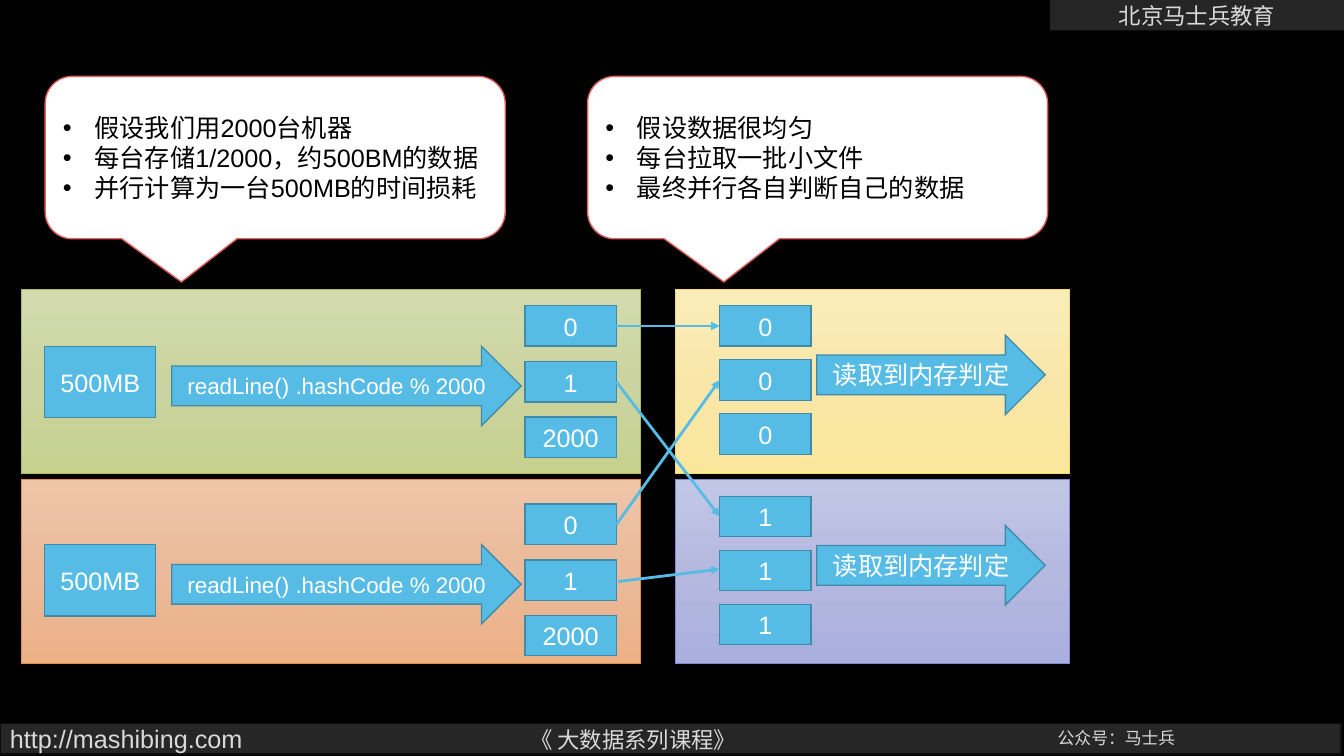
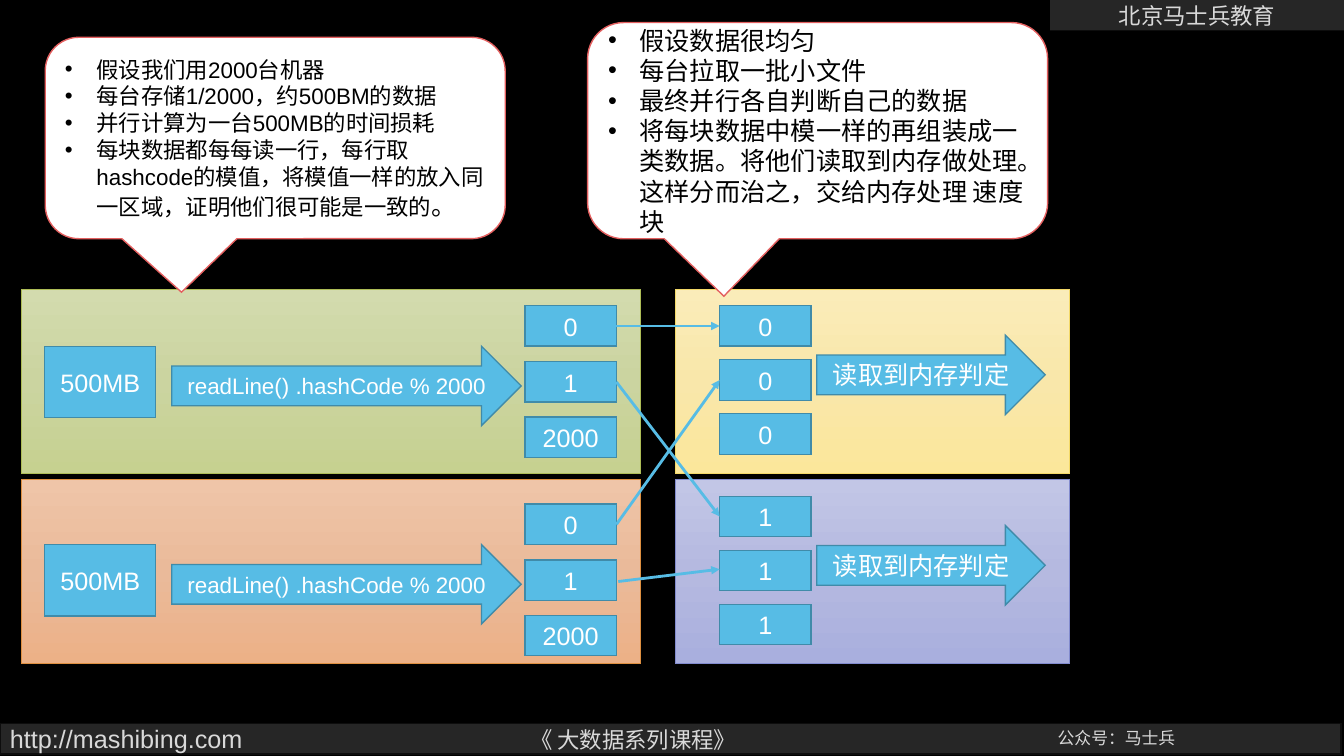
Before and after one commit to wangxin66666/BigDataArchitect-master, a slide deck: slide 10 of bigdata-hadoop/ppt/01大数据启蒙.pptx. Drawn at 1344x756 pixels with LibreOffice and Linux fonts; fonts in the diff are those of the drawing; background and template pictures are left out. Boxes give left, top, right and bottom in pixels: in the first picture for what was removed or moved away, otherwise in the second. Text is boxed around its words. In the diff, an @@ line names an element or a change of style, - is before the commit and + after.

```diff
--- a/bigdata-hadoop/ppt/01大数据启蒙.pptx
+++ b/bigdata-hadoop/ppt/01大数据启蒙.pptx
@@ rounded speech box "假设数据很均匀": place and size @@
-rounded speech box "假设数据很均匀" at (588,77,1048,239)
+rounded speech box "假设数据很均匀" at (588,22,1048,239)
@@ rounded speech box "假设我们用2000台机器": place and size @@
-rounded speech box "假设我们用2000台机器" at (45,77,505,239)
+rounded speech box "假设我们用2000台机器" at (45,37,505,239)
@@ text in rounded speech box at (96,59,436,133): size 18 to 16 pt in "假设我们用2000台机器", "每台存储1/2000，约500BM的数据", "并行计算为一台500MB的时间损耗" @@
@@ text in rounded speech box at (640,118,1043,233): paragraph added @@
+• 将每块数据中模一样的再组装成一类数据。将他们读取到内存做处理。这样分而治之，交给内存处理 速度块
@@ text in rounded speech box at (96,139,483,218): paragraph added @@
+• 每块数据都每每读一行，每行取hashcode的模值，将模值一样的放入同一区域，证明他们很可能是一致的。
```
Also in this commit, not shown: 3 other slides changed.
